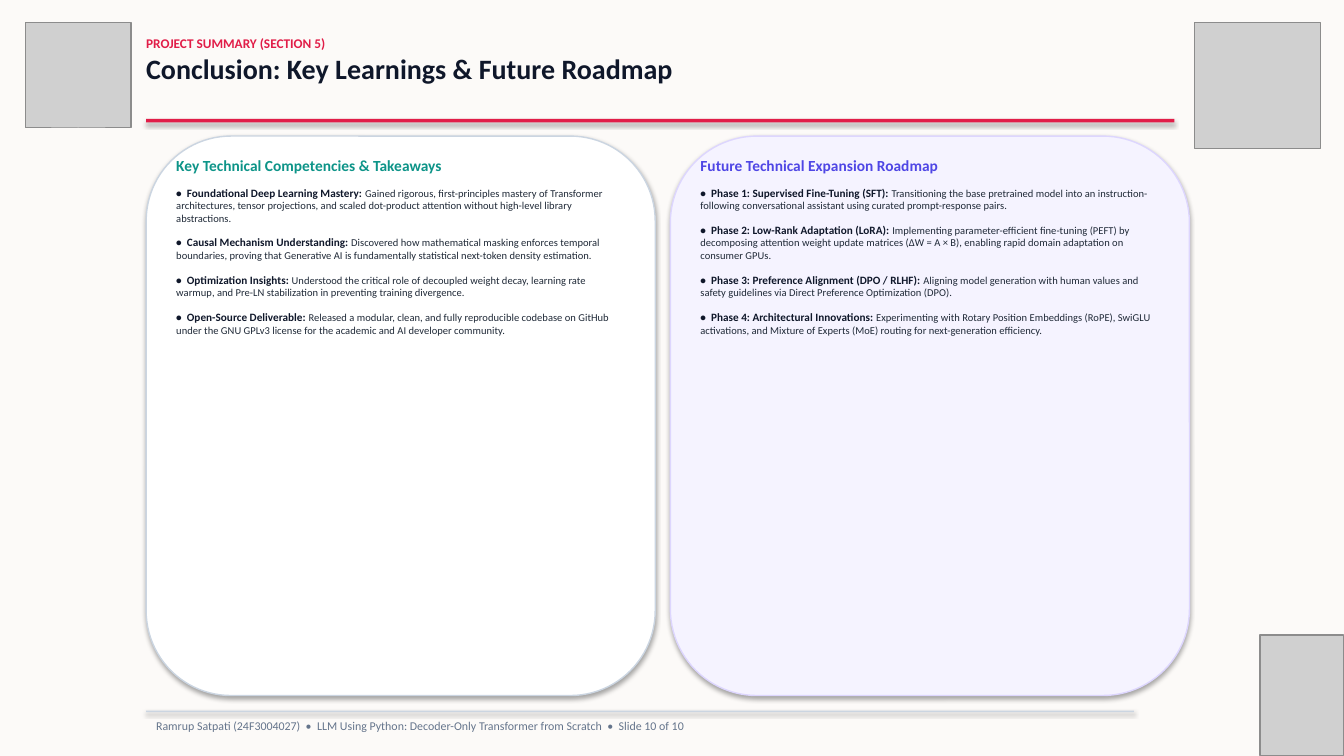
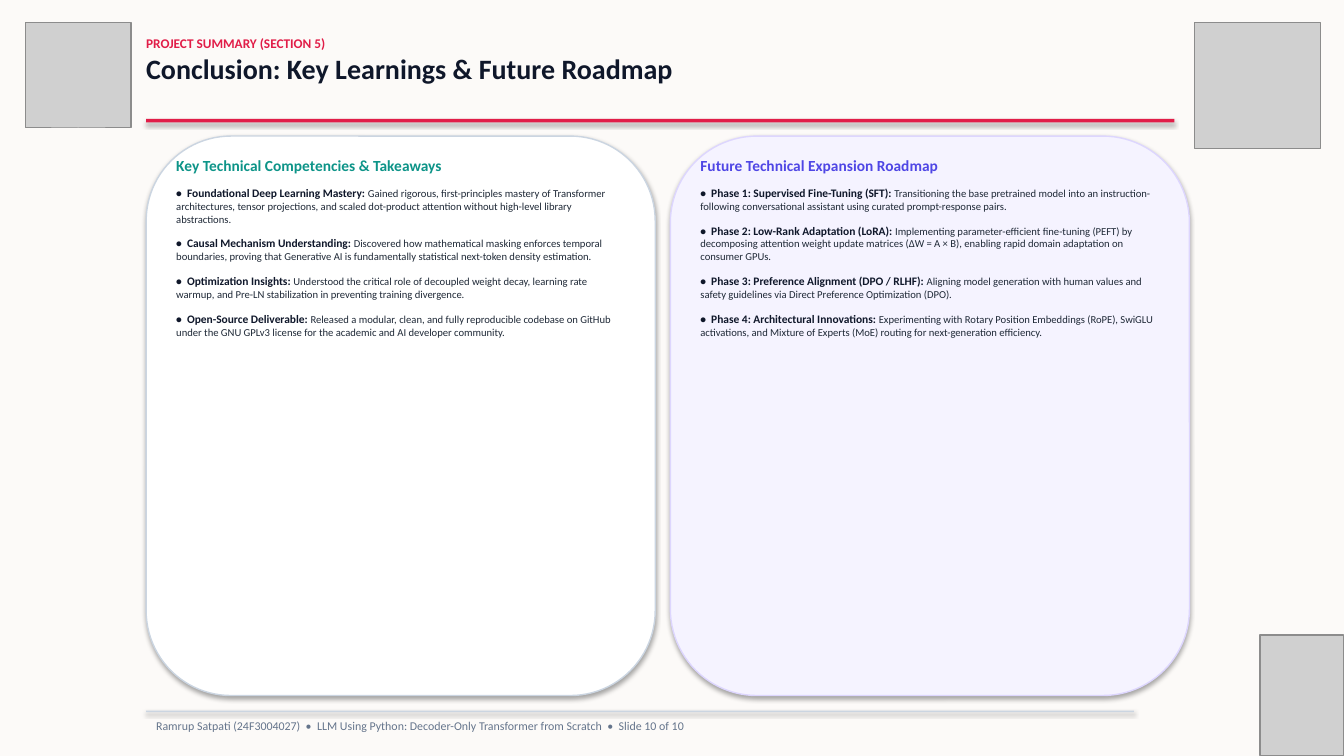
Before and after one commit to RSNPIIT/LLM_Using_Python_project, a slide deck: slide 10 of presentation/LLM_Using_Python_Ramrup_Satpati.pptx. Drawn at 1344x756 pixels with LibreOffice and Linux fonts; fonts in the diff are those of the drawing; grey boxes stand for pictures. Boxes give left, top, right and bottom in pixels: in the first picture for what was removed or moved away, otherwise in the second. Text is boxed around its words. In the diff, an @@ line names an element or a change of style, - is before the commit and + after.

```diff
--- a/presentation/LLM_Using_Python_Ramrup_Satpati.pptx
+++ b/presentation/LLM_Using_Python_Ramrup_Satpati.pptx
@@ rounded rectangle at [146,136,655,696]: proportions changed @@
@@ rounded rectangle at [670,136,1190,696]: proportions changed @@
@@ text at [176,189,610,338]: size 8 to 8.2 pt in "• Foundational Deep Learning Mastery:", "• Causal Mechanism Understanding:", "• Optimization Insights:", "• Open-Source Deliverable:"; size 7.5 to 7.6 pt in "Gained rigorous, first-principles mastery of Transformer arc ...", "Discovered how mathematical masking enforces temporal bounda ...", "Understood the critical role of decoupled weight ...", "Released a modular, clean, and fully reproducible ..." @@
@@ text at [700,188,1152,338]: size 8 to 8.2 pt in "• Phase 1: Supervised Fine-Tuning (SFT):", "• Phase 2: Low-Rank Adaptation (LoRA):", "• Phase 3: Preference Alignment (DPO / ...", "• Phase 4: Architectural Innovations:"; size 7.5 to 7.6 pt in "Transitioning the base pretrained model into an ...", "Implementing parameter-efficient fine-tuning (PEFT) by decom ...", "Aligning model generation with human values and ...", "Experimenting with Rotary Position Embeddings (RoPE), SwiGLU ..." @@
```
Also in this commit, not shown: 9 other slides changed.
